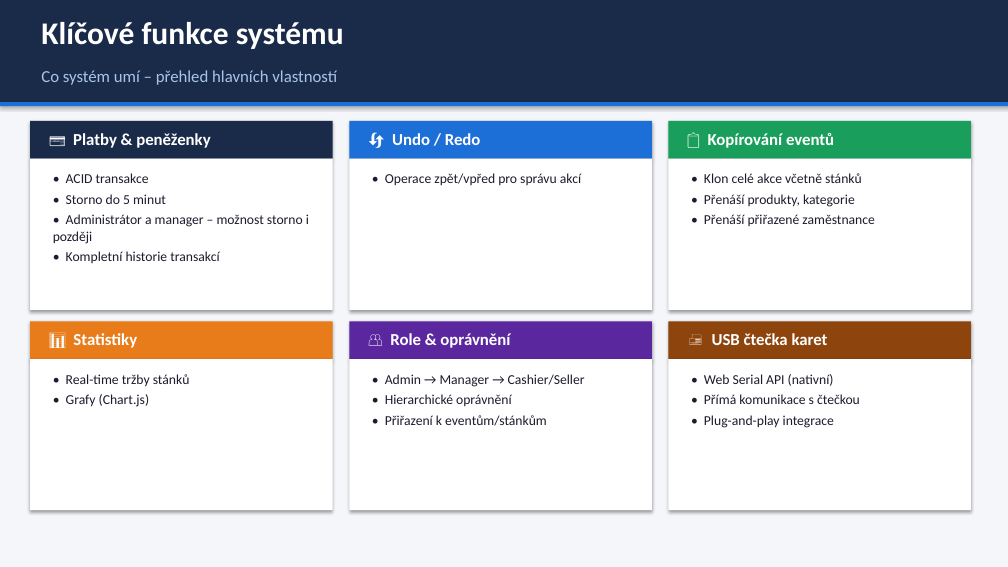
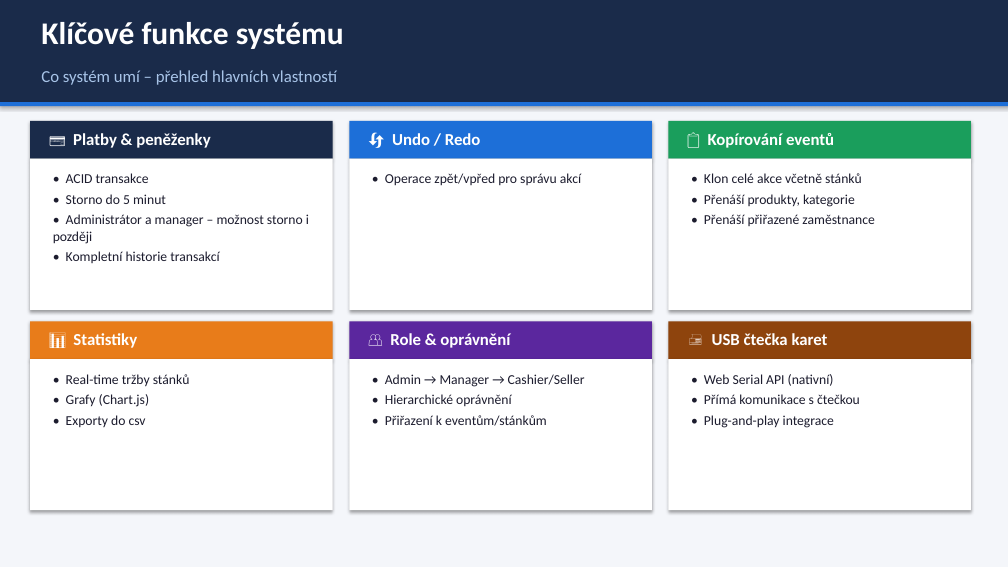
Before and after one commit to mgvsetin/2426-mp-ThomasMuij, a slide deck: slide 6 of Prezentace_Muijsenberg_Cashier_System.pptx. Drawn at 1008x567 pixels with LibreOffice and Linux fonts; fonts in the diff are those of the drawing. Boxes give left, top, right and bottom in pixels: in the first picture for what was removed or moved away, otherwise in the second. Text is boxed around its words. In the diff, an @@ line names an element or a change of style, - is before the commit and + after.

```diff
--- a/Prezentace_Muijsenberg_Cashier_System.pptx
+++ b/Prezentace_Muijsenberg_Cashier_System.pptx
@@ text at (66, 415, 146, 427): paragraph added @@
+• Exporty do csv
```
Also in this commit, not shown: 1 other file.
